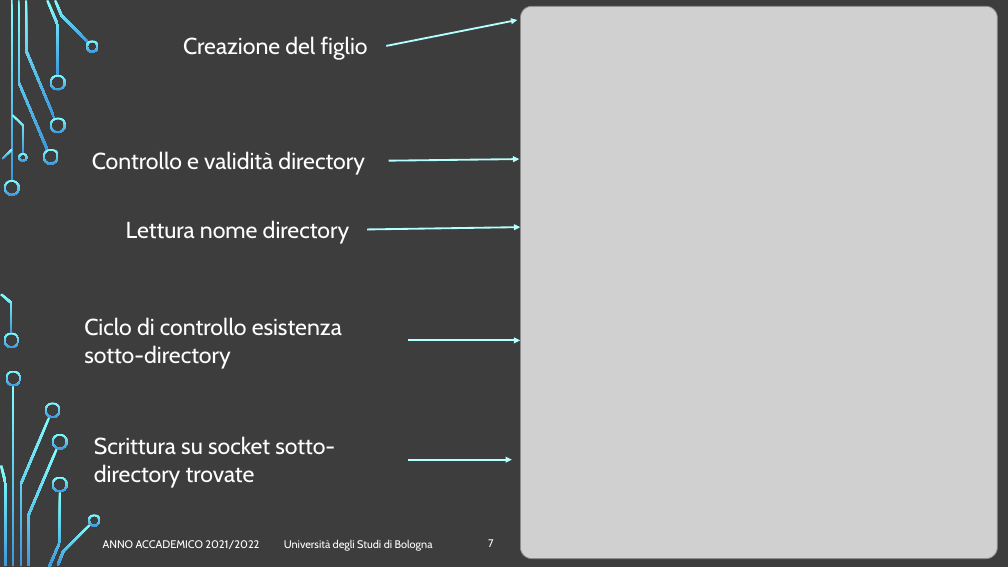
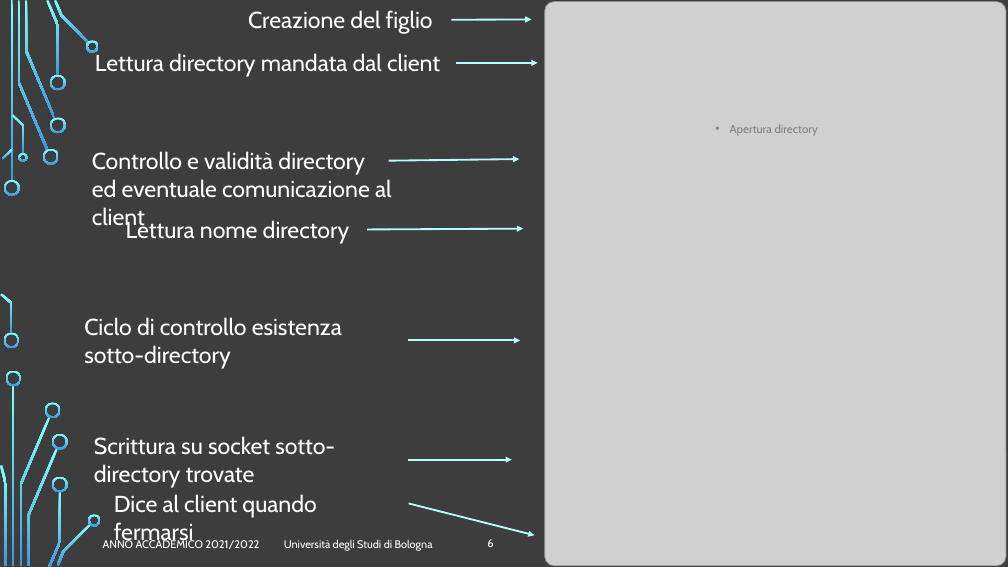
Before and after one commit to FlippaFloppa/Reti-di-Calcolatori-gruppo-Lore, a slide deck: slide 6 of Esercitazione_4/esercitazione4.pptx (slide 7 before the commit). Drawn at 1008x567 pixels with LibreOffice and Linux fonts; fonts in the diff are those of the drawing; grey boxes stand for pictures; background and template pictures are left out. Boxes give left, top, right and bottom in pixels: in the first picture for what was removed or moved away, otherwise in the second. Text is boxed around its words. In the diff, an @@ line names an element or a change of style, - is before the commit and + after.

```diff
--- a/Esercitazione_4/esercitazione4.pptx
+++ b/Esercitazione_4/esercitazione4.pptx
@@ text "Creazione del figlio" moved from (x1=183, y1=36, x2=368, y2=60) to (x1=248, y1=10, x2=433, y2=34) @@
@@ arrow moved from (386, 46) - (517, 20) to (451, 20) - (532, 20) @@
@@ picture resized from (x1=520, y1=6, x2=997, y2=559) to (x1=545, y1=2, x2=1006, y2=566) @@
@@ text added at (x1=95, y1=53, x2=440, y2=77), 22 pt, text #FFFFFF @@
+Lettura directory mandata dal client
@@ arrow added from (457, 63) to (538, 63), #B4FFFF 1.75 pt @@
@@ text added at (x1=730, y1=124, x2=818, y2=136), 11 pt, text #808080 @@
+• Apertura directory
@@ text added at (x1=92, y1=179, x2=392, y2=231), 22 pt, text #FFFFFF @@
+ed eventuale comunicazione al client
@@ arrow moved from (368, 230) - (520, 227) to (368, 230) - (523, 228) @@
@@ text added at (x1=114, y1=494, x2=316, y2=546), 22 pt, text #FFFFFF @@
+Dice al client quando fermarsi
@@ arrow added from (408, 504) to (535, 535), #B4FFFF 1.75 pt @@
@@ page number at (x1=487, y1=539, x2=493, y2=547): text changed @@
-7
+6
```
Also in this commit, not shown: 2 other slides changed.
